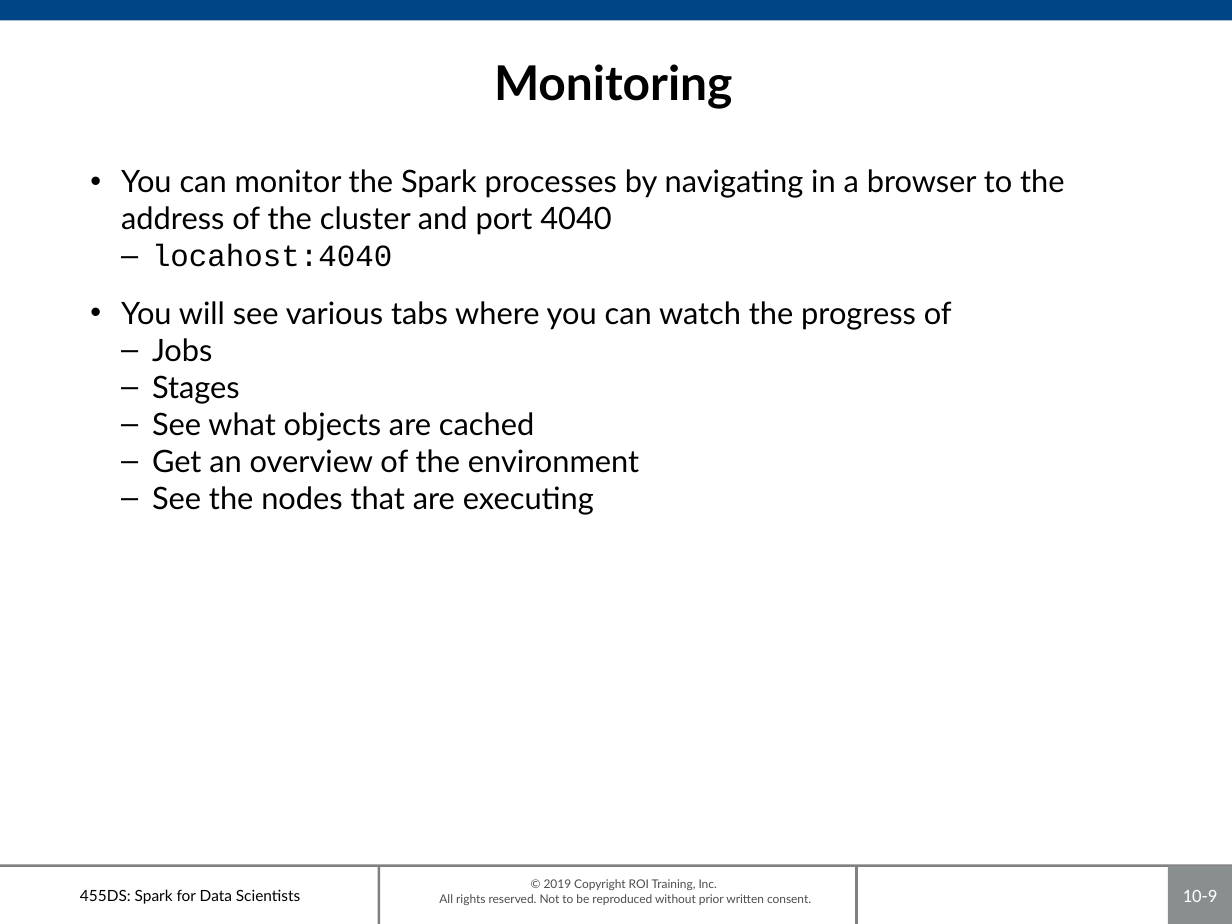
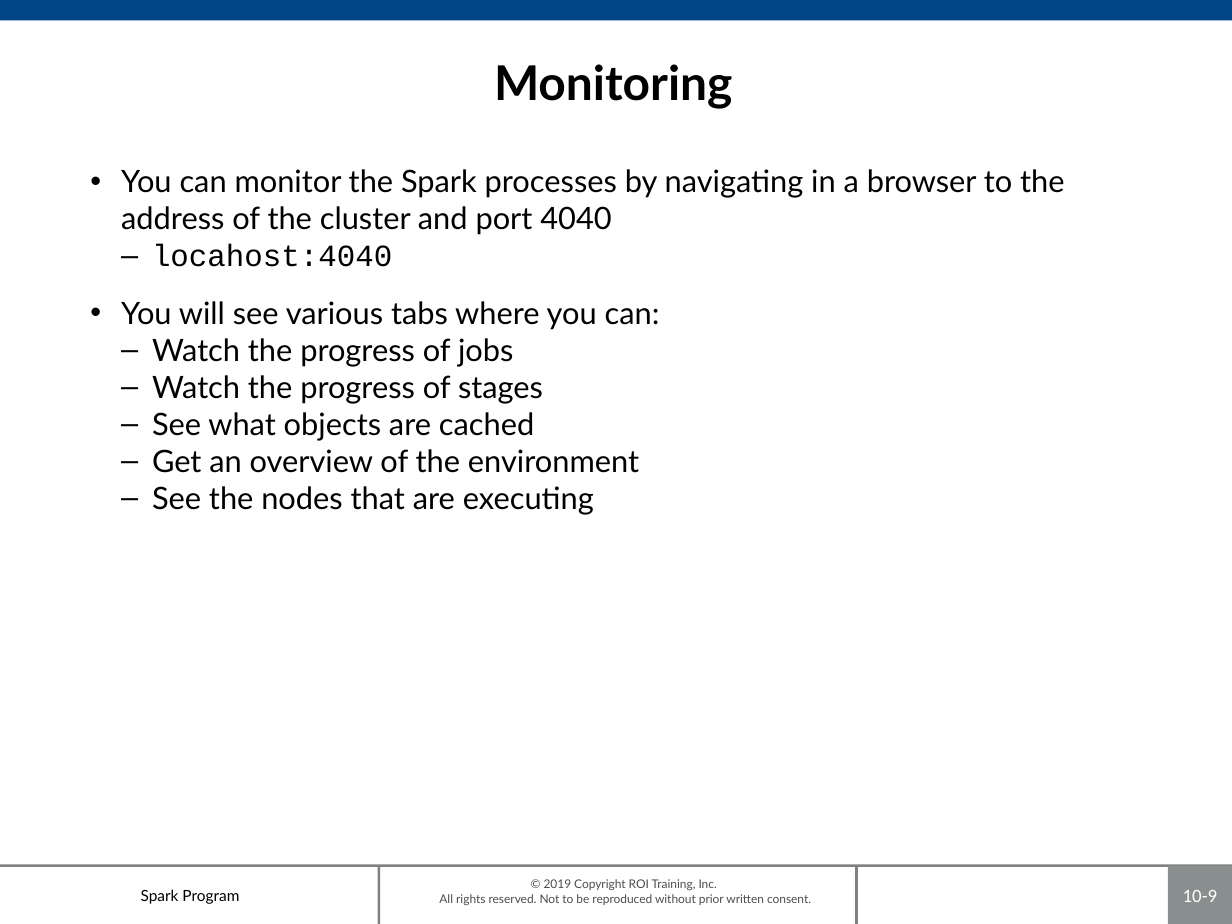
Before and after one commit to roitraining/SparkProgram, a slide deck: slide 9 of Day8/Ch10_NaturalLanguage.pptx. Drawn at 1232x924 pixels with LibreOffice and Linux fonts; fonts in the diff are those of the drawing; background and template pictures are left out. Boxes give left, top, right and bottom in pixels: in the first picture for what was removed or moved away, otherwise in the second. Text is boxed around its words. In the diff, an @@ line names an element or a change of style, - is before the commit and + after.

```diff
--- a/Day8/Ch10_NaturalLanguage.pptx
+++ b/Day8/Ch10_NaturalLanguage.pptx
@@ text at box(121, 301, 660, 404): text changed @@
-• You will see various tabs where you can watch the progress of
-  – Jobs
-  – Stages
+• You will see various tabs where you can:
+  – Watch the progress of jobs
+  – Watch the progress of stages
@@ text at box(141, 889, 239, 904): text changed @@
-455DS: Spark for Data Scientists
+Spark Program
```
Also in this commit, not shown: 13 other slides changed, 3 other files.
